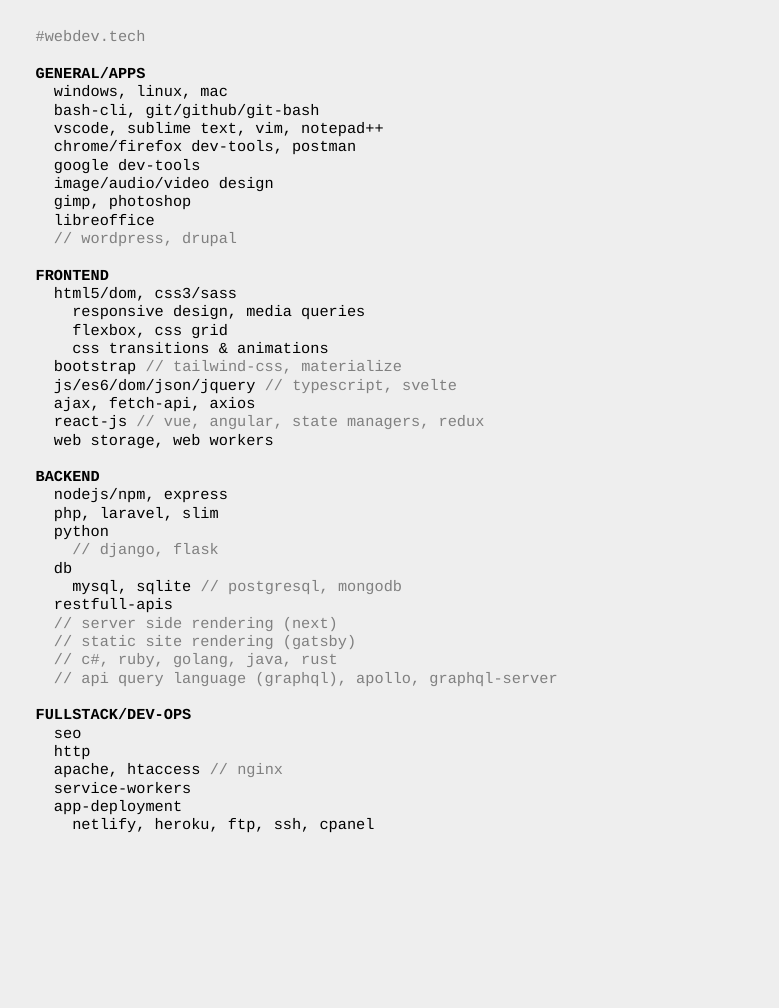
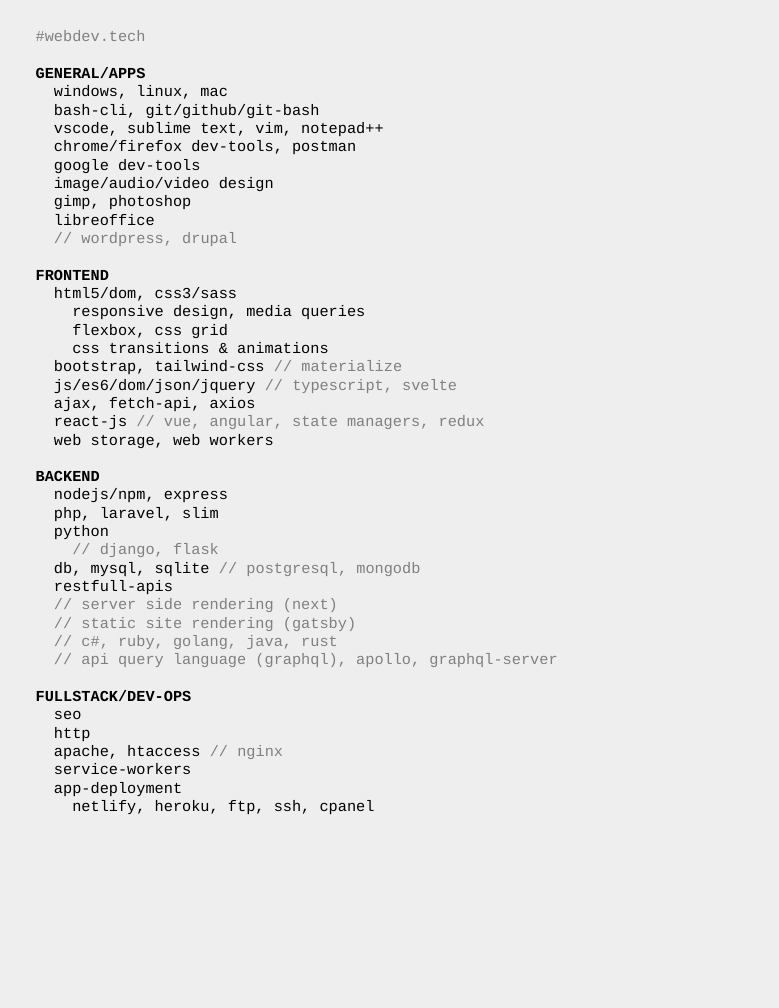
Before and after one commit to nikolav/nikolav.rs, a slide deck: slide 1 of etc/webdev-tech.odp. Drawn at 779x1008 pixels with LibreOffice and Linux fonts; fonts in the diff are those of the drawing. Boxes give left, top, right and bottom in pixels: in the first picture for what was removed or moved away, otherwise in the second. Text is boxed around its words. In the diff, an @@ line names an element or a change of style, - is before the commit and + after.

Commit message:
updates webdev-tech.pdf; adds tailwind

```diff
--- a/etc/webdev-tech.odp
+++ b/etc/webdev-tech.odp
@@ text at (54, 360, 402, 374): text changed; text colour #808080 to #000000 @@
-bootstrap // tailwind-css, materialize
+bootstrap, tailwind-css // materialize
@@ text at (54, 562, 420, 576): text changed @@
-db
-mysql, sqlite // postgresql, mongodb
+db, mysql, sqlite // postgresql, mongodb
```
Also in this commit, not shown: 3 other files.
